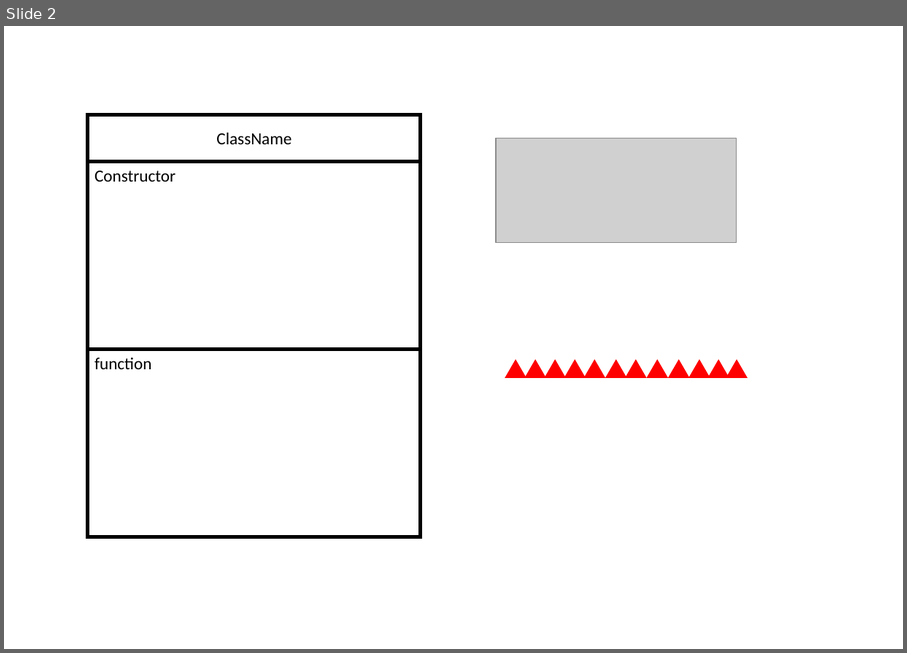
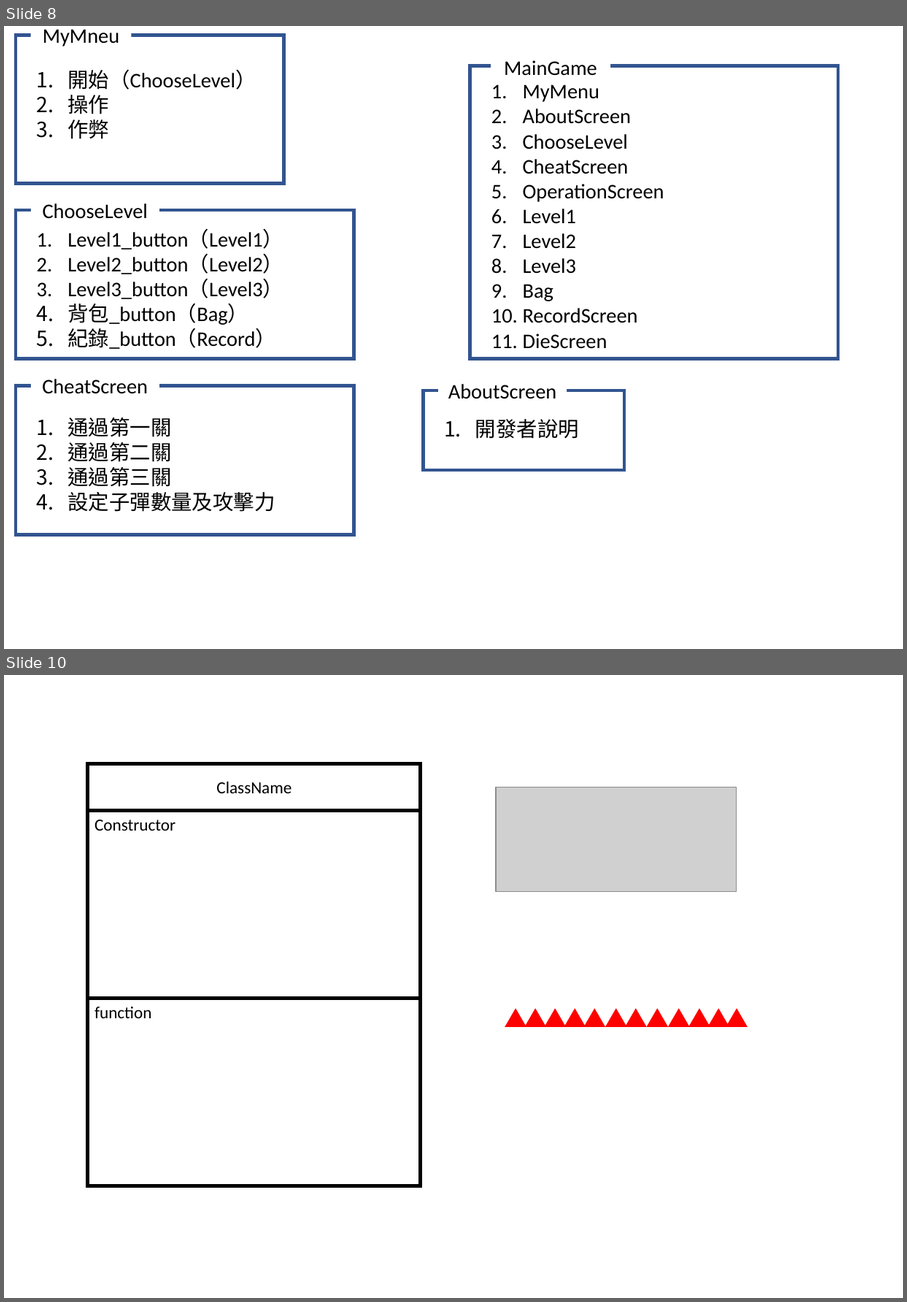
Before and after one commit to YangKelvin/SuperAdventure, a slide deck: images/簡報1.pptx. Shown one above the other, each under a label of ours: slide 2 before the commit, slides 8 and 10 after it; the slides between them are not shown. The pictures are 907x653 and 907x1302 pixels, drawn with LibreOffice and Linux fonts; fonts in the diff are those of the drawing; grey boxes stand for pictures. Boxes give left, top, right and bottom in pixels: in the first picture for what was removed or moved away, otherwise in the second. Text is boxed around its words. In the diff, an @@ line names an element or a change of style, - is before the commit and + after.

```diff
--- a/images/簡報1.pptx
+++ b/images/簡報1.pptx
@@ slide 8 added at [4, 26, 903, 649], background #FFFFFF @@
@@ rectangle added at [16, 35, 284, 184], outline #325491 3 pt @@
@@ text added at [43, 29, 119, 46], 18 pt, text #000000 @@
+MyMneu
@@ text added at [68, 69, 256, 139], 18 pt, text #000000 @@
+1. 開始（ChooseLevel）
+2. 操作
+3. 作弊
@@ rectangle added at [470, 66, 839, 358], outline #325491 3 pt @@
@@ text added at [504, 60, 597, 76], 18 pt, text #000000 @@
+MainGame
@@ text added at [523, 84, 665, 348], 18 pt, text #000000 @@
+1. MyMenu
+2. AboutScreen
+3. ChooseLevel
+4. CheatScreen
+5. OperationScreen
+6. Level1
+7. Level2
+8. Level3
+9. Bag
+10. RecordScreen
+11. DieScreen
@@ rectangle added at [16, 211, 354, 359], outline #325491 3 pt @@
@@ text added at [43, 203, 148, 219], 18 pt, text #000000 @@
+ChooseLevel
@@ text added at [68, 229, 284, 349], 18 pt, text #000000 @@
+1. Level1_button（Level1）
+2. Level2_button（Level2）
+3. Level3_button（Level3）
+4. 背包_button（Bag）
+5. 紀錄_button（Record）
@@ rectangle added at [16, 386, 354, 534], outline #325491 3 pt @@
@@ rectangle added at [30, 376, 159, 395], fill #FFFFFF, 18 pt, text #000000 @@
+CheatScreen
@@ rectangle added at [423, 390, 624, 471], outline #325491 3 pt @@
@@ text added at [449, 384, 557, 399], 18 pt, text #000000 @@
+AboutScreen
@@ text added at [68, 417, 275, 511], 18 pt, text #000000 @@
+1. 通過第一關
+2. 通過第二關
+3. 通過第三關
+4. 設定子彈數量及攻擊力
@@ text added at [476, 419, 579, 438], 18 pt, text #000000 @@
+1. 開發者說明
@@ what was slide 2 is now slide 10 @@
```
Also in this commit, not shown: 1 slide changed, 7 other slides added, 6 other files.
